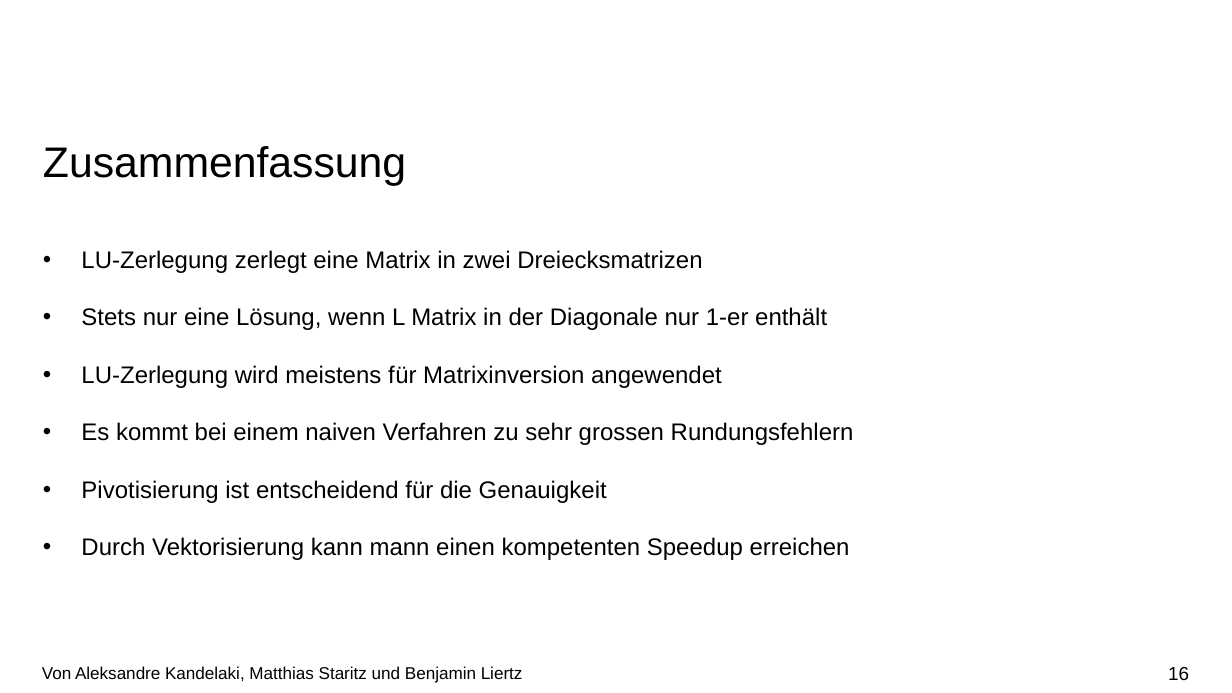
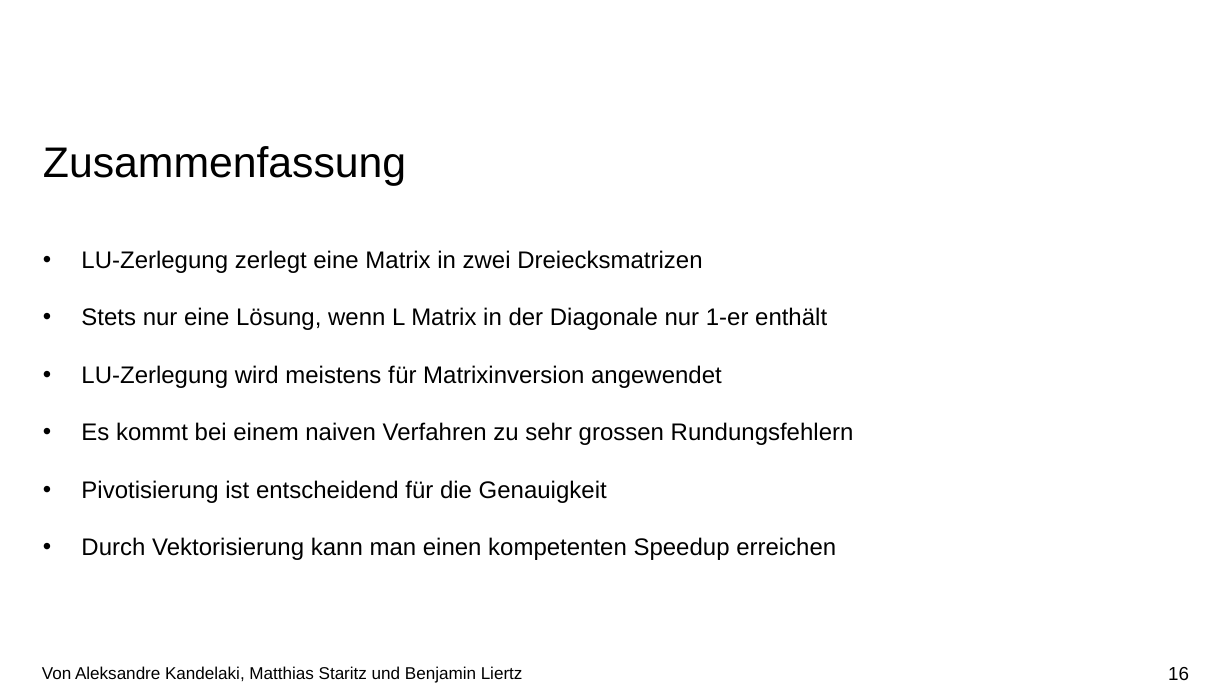
Before and after one commit to kandelak/ludecomposition, a slide deck: slide 16 of Vortrag/LU-Zerlegung 2.0.pptx. Drawn at 1232x693 pixels with LibreOffice and Linux fonts; fonts in the diff are those of the drawing; background and template pictures are left out. Boxes give left, top, right and bottom in pixels: in the first picture for what was removed or moved away, otherwise in the second. Text is boxed around its words. In the diff, an @@ line names an element or a change of style, - is before the commit and + after.

```diff
--- a/Vortrag/LU-Zerlegung 2.0.pptx
+++ b/Vortrag/LU-Zerlegung 2.0.pptx
@@ text at [81,537,836,560]: text changed @@
-• Durch Vektorisierung kann mann einen kompetenten Speedup erreichen
+• Durch Vektorisierung kann man einen kompetenten Speedup erreichen
```
Also in this commit, not shown: 2 other slides changed, 2 other files.
